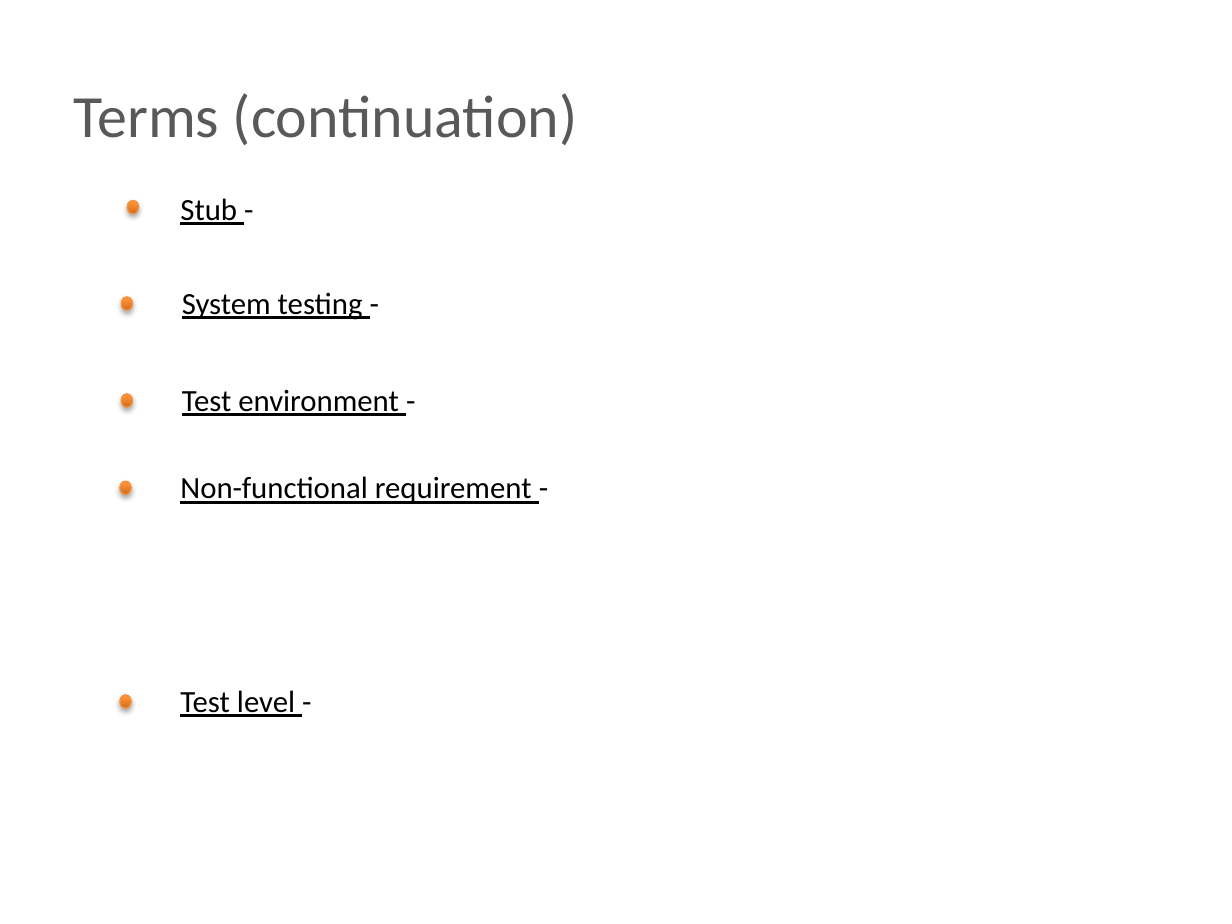
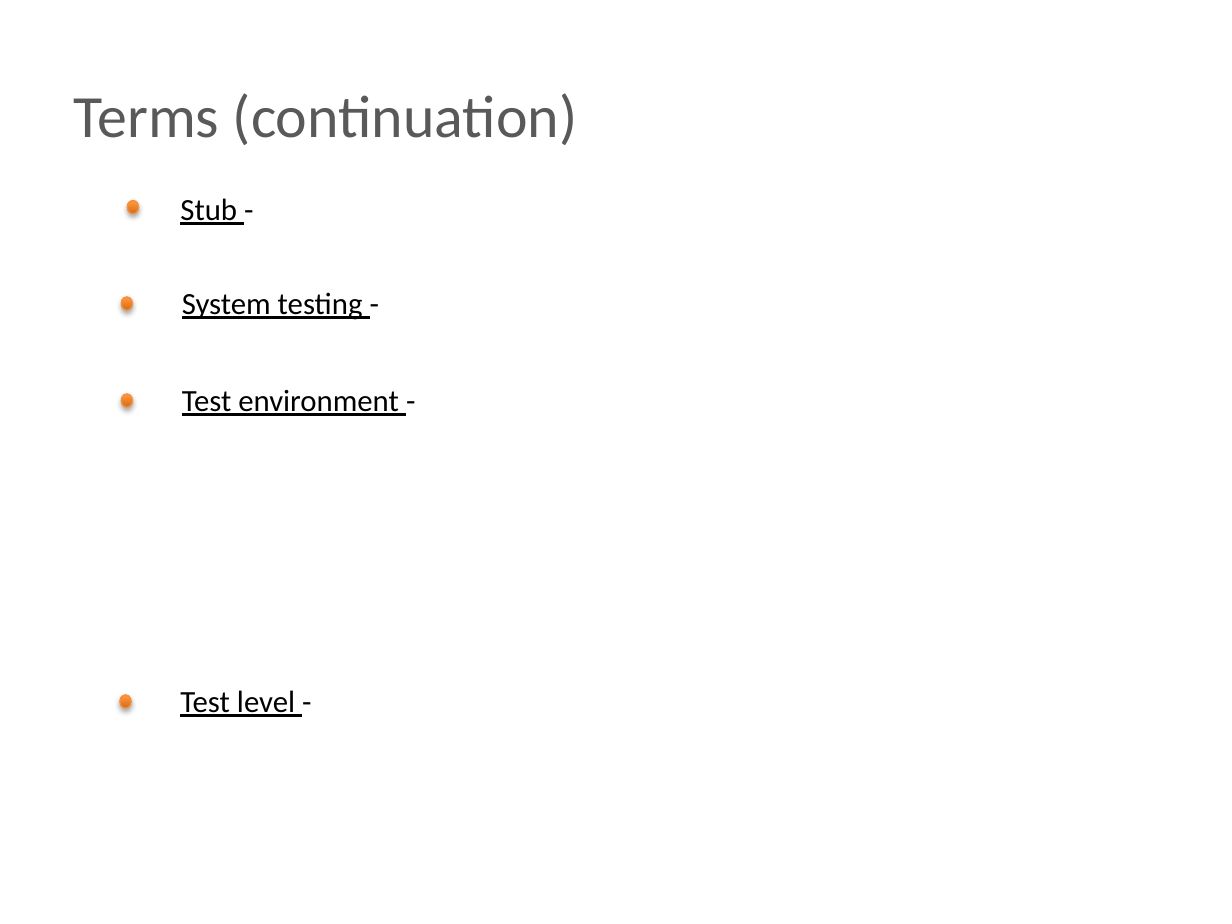
Before and after one commit to BigRacer/swtesting, a slide deck: slide 12 of inna/Занятие 2.pptx (slide 10 before the commit). Drawn at 1232x924 pixels with LibreOffice and Linux fonts; fonts in the diff are those of the drawing; background and template pictures are left out. Boxes give left, top, right and bottom in pixels: in the first picture for what was removed or moved away, otherwise in the second. Text is boxed around its words. In the diff, an @@ line names an element or a change of style, - is before the commit and + after.

```diff
--- a/inna/Занятие 2.pptx
+++ b/inna/Занятие 2.pptx
@@ text removed at (x1=180, y1=476, x2=532, y2=504) @@
-Non-functional requirement -
@@ ellipse removed at (x1=120, y1=482, x2=131, y2=495) @@
```
Also in this commit, not shown: 2 other slides changed, 2 slides added, 1 other file.
